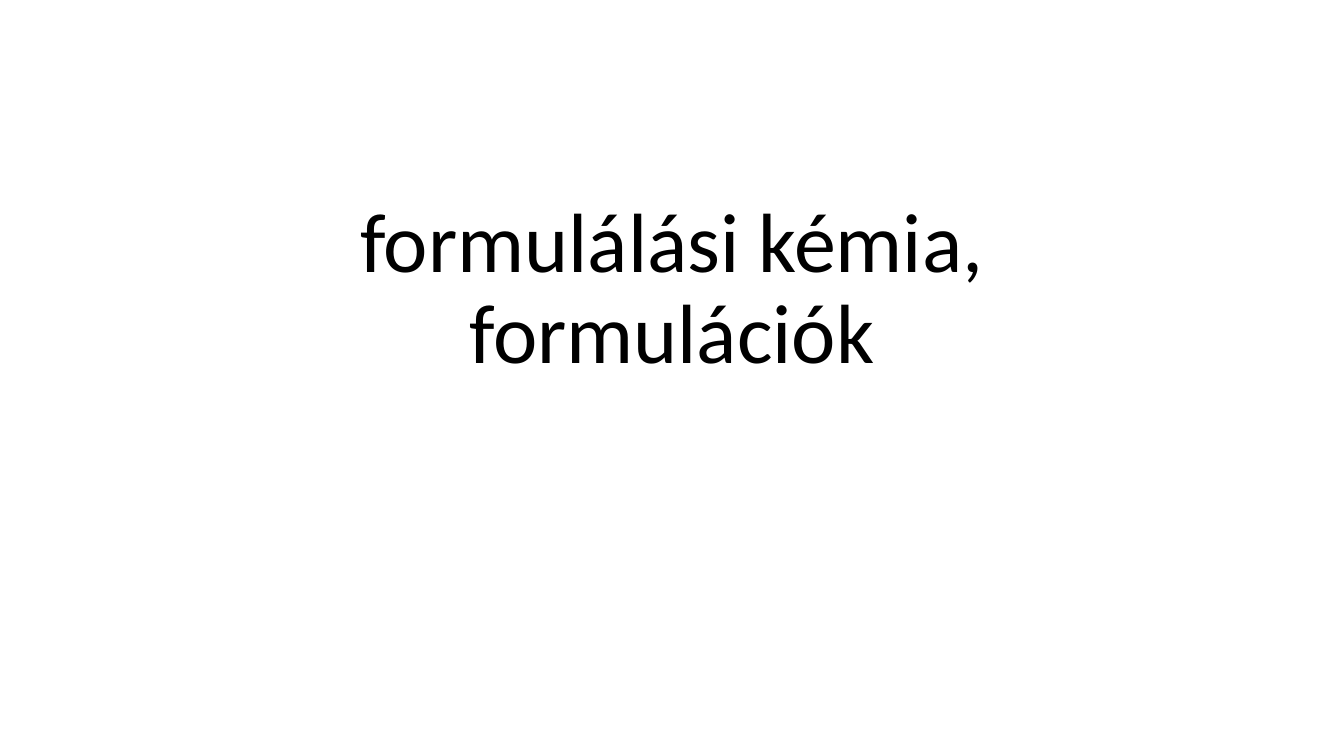
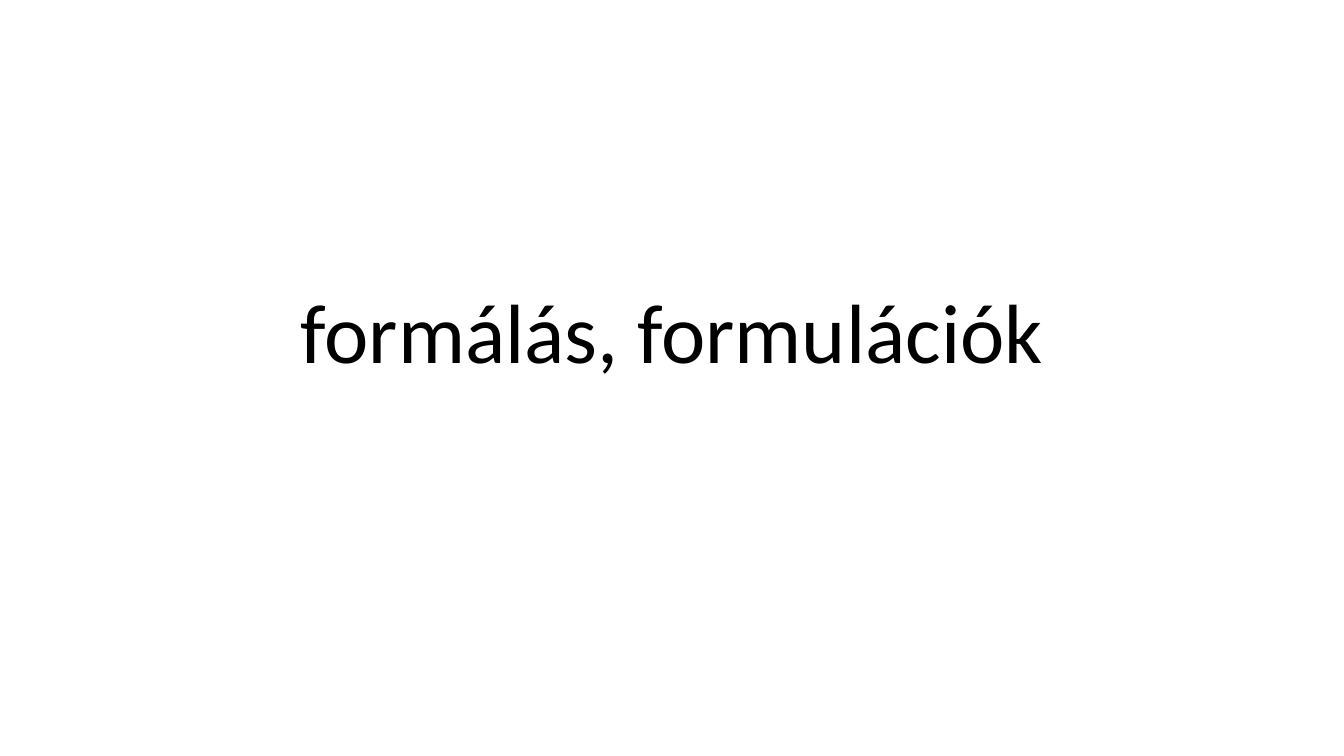
Before and after one commit to LilianaBohus/chemistry-presenations, a slide deck: slide 3 of formulations-and-surfactants.pptx. Drawn at 1344x756 pixels with LibreOffice and Linux fonts; fonts in the diff are those of the drawing. Boxes give left, top, right and bottom in pixels: in the first picture for what was removed or moved away, otherwise in the second. Text is boxed around its words. In the diff, an @@ line names an element or a change of style, - is before the commit and + after.

```diff
--- a/formulations-and-surfactants.pptx
+++ b/formulations-and-surfactants.pptx
@@ title at (x1=301, y1=304, x2=1043, y2=374): text changed @@
-formulálási kémia, formulációk
+formálás, formulációk
```
Also in this commit, not shown: 4 other slides changed, 2 slides added, 3 slides removed.
